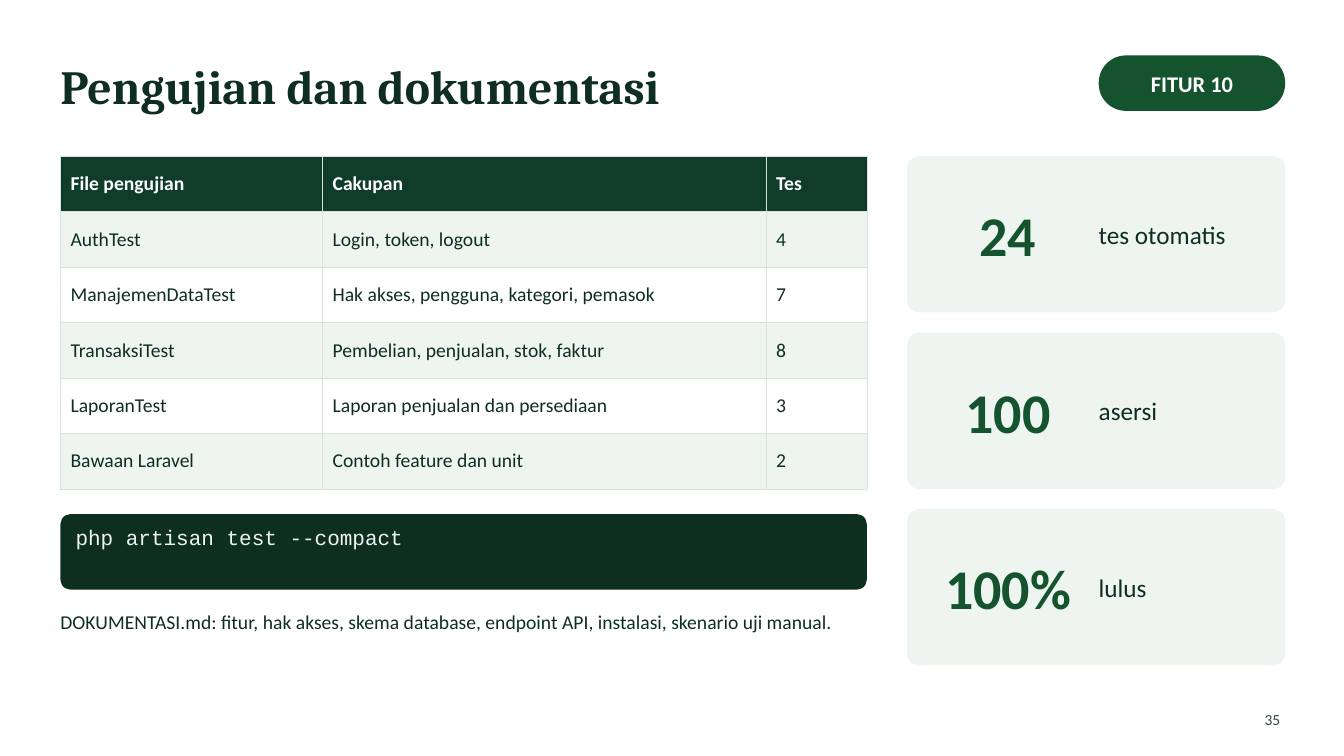
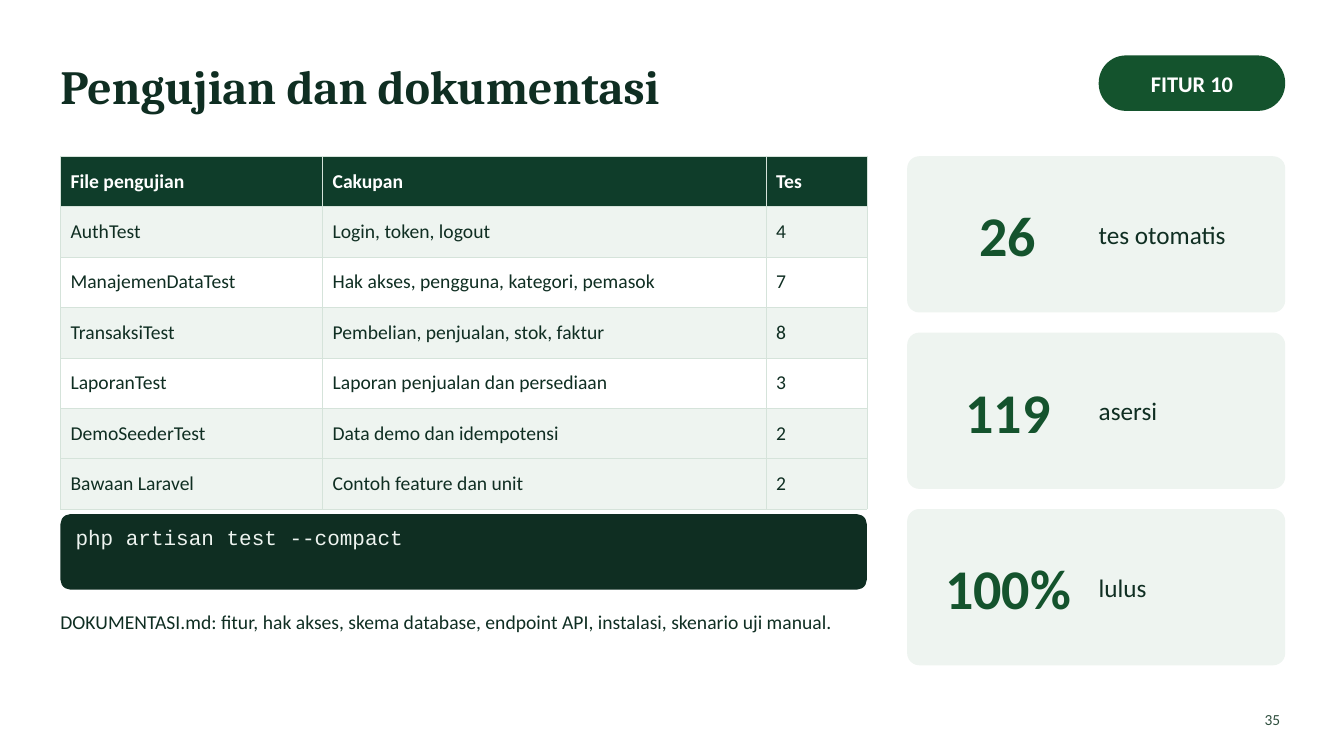
Before and after one commit to alexsandri/batam, a slide deck: slide 35 of presentasi/Aplikasi_Barang.pptx. Drawn at 1344x756 pixels with LibreOffice and Linux fonts; fonts in the diff are those of the drawing. Boxes give left, top, right and bottom in pixels: in the first picture for what was removed or moved away, otherwise in the second. Text is boxed around its words. In the diff, an @@ line names an element or a change of style, - is before the commit and + after.

Commit message:
Perbaiki konsistensi jumlah fitur dan pengujian pada presentasi, tambah nama penyusun

```diff
--- a/presentasi/Aplikasi_Barang.pptx
+++ b/presentasi/Aplikasi_Barang.pptx
@@ table at box(60, 156, 867, 509) @@
+row 6: DemoSeederTest | Data demo dan idempotensi | 2
@@ text at box(980, 217, 1037, 257): text changed @@
-24
+26
@@ text at box(965, 396, 1050, 433): text changed @@
-100
+119
```
Also in this commit, not shown: 3 other slides changed, 1 other file.
